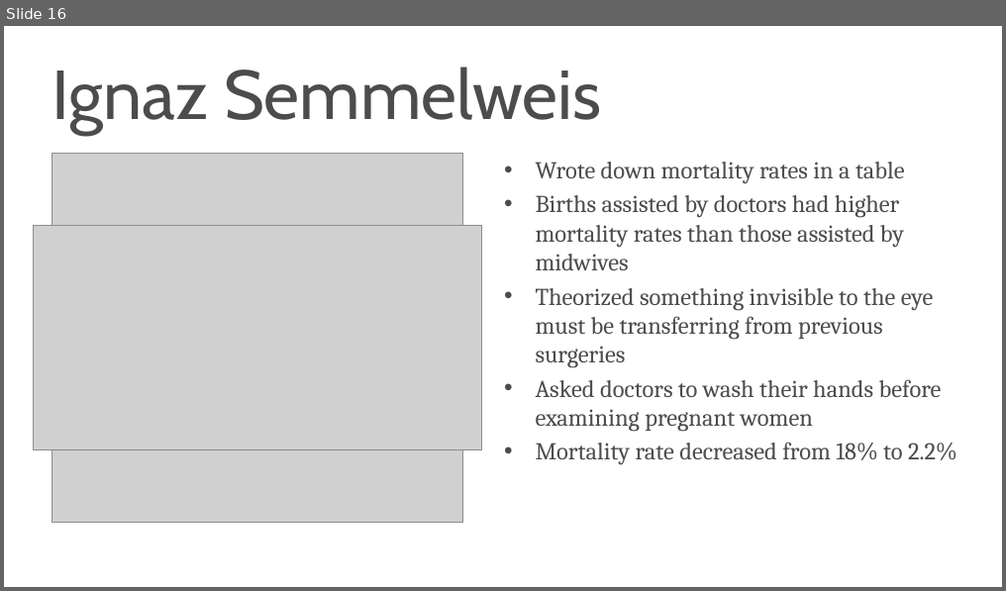
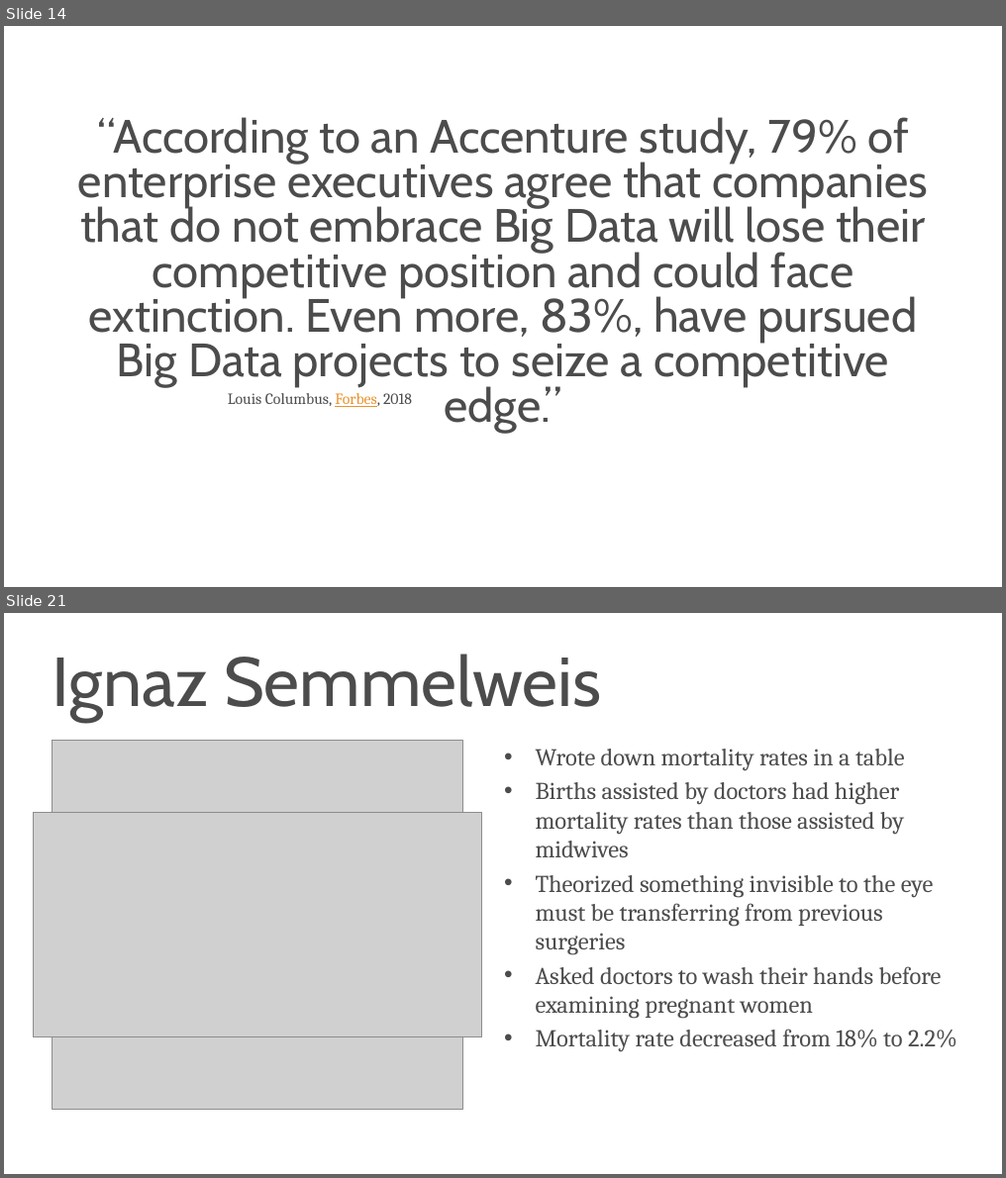
Before and after one commit to s-kyle-reed/data-lecture, a slide deck: lecture.pptx. Shown one above the other, each under a label of ours: slide 16 before the commit, slides 14 and 21 after it; the slides between them are not shown. The pictures are 1006x591 and 1006x1178 pixels, drawn with LibreOffice and Linux fonts; fonts in the diff are those of the drawing; grey boxes stand for pictures; background and template pictures are left out. Boxes give left, top, right and bottom in pixels: in the first picture for what was removed or moved away, otherwise in the second. Text is boxed around its words. In the diff, an @@ line names an element or a change of style, - is before the commit and + after.

```diff
--- a/lecture.pptx
+++ b/lecture.pptx
@@ slide 14 added at (x1=4, y1=26, x2=1002, y2=587), background #FFFFFF @@
@@ title added at (x1=78, y1=117, x2=928, y2=387), 54 pt, text #4C4C4C @@
+“According to an Accenture study, 79% of enterprise executives agree that companies that do not embrace Big Data will lose their competitive position and could face extinction. Even more, 83%, have pursued Big Data projects to seize a competitive edge.”
@@ text added at (x1=228, y1=393, x2=412, y2=407), 18 pt, text #4C4C4C @@
+Louis Columbus, Forbes, 2018
@@ what was slide 16 is now slide 21 @@
```
Also in this commit, not shown: 3 slides changed, 10 other slides added, 2 slides removed, 16 other files.
